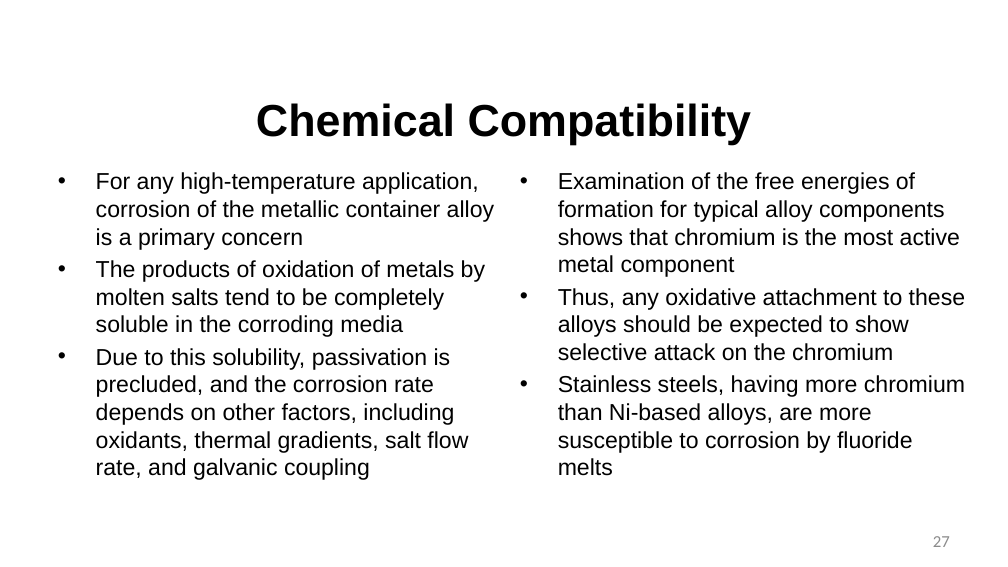
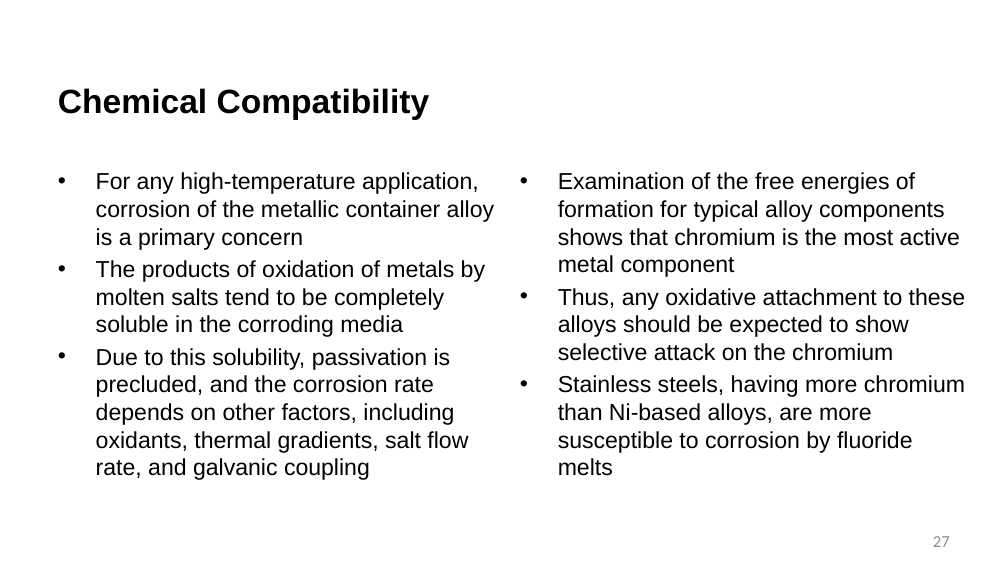
Before and after one commit to benbeeler/TEACHING, a slide deck: slide 27 of Advanced Reactor Materials/Fall2025/Lec13_MoltenSalts.pptx. Drawn at 1008x567 pixels with LibreOffice and Linux fonts; fonts in the diff are those of the drawing; background and template pictures are left out. Boxes give left, top, right and bottom in pixels: in the first picture for what was removed or moved away, otherwise in the second. Text is boxed around its words. In the diff, an @@ line names an element or a change of style, - is before the commit and + after.

```diff
--- a/Advanced Reactor Materials/Fall2025/Lec13_MoltenSalts.pptx
+++ b/Advanced Reactor Materials/Fall2025/Lec13_MoltenSalts.pptx
@@ title "Chemical Compatibility": place and size @@
-title "Chemical Compatibility" at (256,103,752,145)
+title "Chemical Compatibility" at (58,88,430,120)
@@ title "Chemical Compatibility" at (58,88,430,120): size 42.7 to 32 pt; alignment centre to left @@
```
Also in this commit, not shown: 26 other slides changed, 1 slide added, 1 slide removed, 6 other files.
